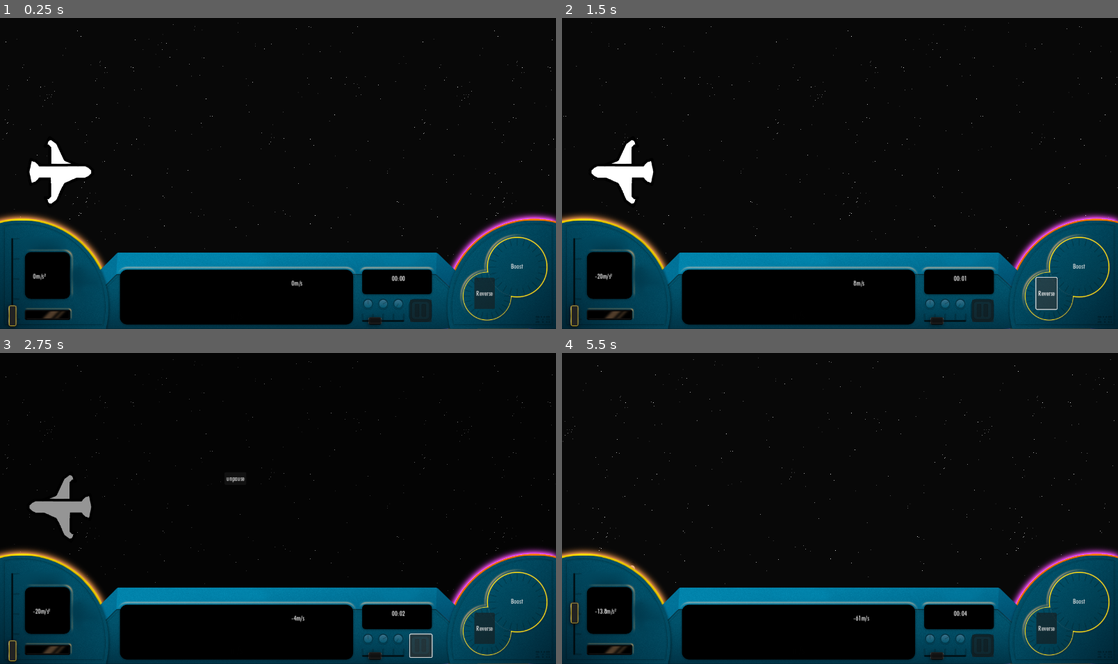
Above: before the commit, frames 1-4 (two rows, left to right).
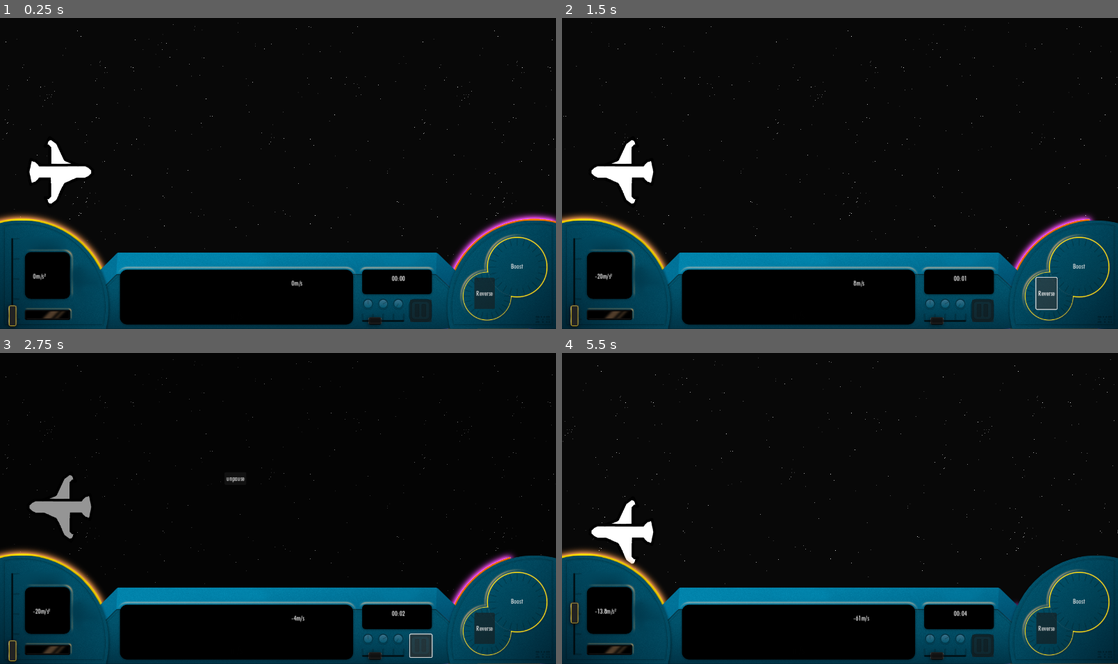
Above: after the commit, the same moments.

Repository: Harmoen/Never-Stop
Game: Godot game, scene res://source/main/main.tscn
Two runs of this game, one before a commit and one after it. Both use one fixed random seed, a clock stepped at 60 frames per second and the inputs below.
Inputs (mouse positions are in pixels of both pictures, inside the frame that each line leads up to):
- Up to frame 1 (0.25 s): no input
- Up to frame 2 (1.5 s): click "Boost" at 0.5 s; click "Reverse" at 1.25 s
- Up to frame 3 (2.75 s): click (422, 645) at 2 s
- Up to frame 4 (5.5 s): click "unpause" at 2.75 s; move the mouse to (962, 492) at 3.52 s; press the mouse at (962, 492) at 3.53 s; hold D (throttle_up) 3.53-4.28 s; move the mouse to (728, 524) at 4.27 s; release the mouse at (728, 524) at 4.28 s; hold S (down) 4.28-5.03 s; click (728, 524) at 4.35 s; move the mouse to (895, 440) at 5.02 s; press the mouse at (895, 440) at 5.03 s; hold D (throttle_up) from 5.03 s (still down)

The runs differ from the first frame. In frame 2, 0.1% of the frame differs, in the area x 81-100%, y 62-100%; in frame 3, 0.2%; in frame 4, 1.3%, in the area x 5-100%, y 47-100%.

Commit message:
Made Boost Toggleable

Diff:
--- a/source/control_panel.tscn
+++ b/source/control_panel.tscn
@@ -69,6 +69,7 @@
 offset_top = 517.0
 offset_right = 58.0
 offset_bottom = 690.0
+focus_mode = 0
 theme_override_constants/center_grabber = 1
 theme_override_icons/grabber = ExtResource("3_2byx1")
 theme_override_icons/grabber_highlight = ExtResource("3_2byx1")
--- a/source/objects/obstacle.tscn
+++ b/source/objects/obstacle.tscn
@@ -8,7 +8,6 @@
 [node name="Obstacle" type="Area2D"]
 collision_layer = 2
 script = ExtResource("1_ek0w7")
-speed = 10000
 
 [node name="CollisionShape2D" type="CollisionShape2D" parent="."]
 shape = SubResource("CircleShape2D_ngben")
--- a/source/spaceship/spaceship.gd
+++ b/source/spaceship/spaceship.gd
@@ -2,8 +2,8 @@
 extends Node2D
 
 #region Variables
-const MAX_HEIGHT : float = 720
-const MIN_HEIGHT : float = 0
+const MAX_HEIGHT : float = 520
+const MIN_HEIGHT : float = 20
 const TOUCH_DEADZONE : float = 5
 
 @onready var hitbox: Area2D = $Hitbox
--- a/source/ui/control_panel.gd
+++ b/source/ui/control_panel.gd
@@ -15,7 +15,6 @@
 @onready var reverse_bttn: SoundButton = %ReverseBttn
 @onready var pause_bttn: SoundButton = %PauseBttn
 @onready var boost_bttn: SoundButton = %BoostBttn
-@onready var boost_timer: Timer = %BoostTimer
 @onready var shield_circle_meter: Sprite2D = %ShieldCircleMeter
 @onready var boost_circle_meter: Sprite2D = %BoostCircleMeter
 @onready var time_label: Label = %TimeLabel
@@ -32,11 +31,13 @@
 		reversed = new_value
 		Game.ship_reversed.emit(reversed)
 # Boost Variable
-var max_boost_fuel : float = 100
-var current_boost_fuel : float = 100:
+var max_boost_fuel : float = 4
+var current_boost_fuel : float = 4:
 	set(new_value):
 		current_boost_fuel = clamp(new_value,0.0,max_boost_fuel)
 		update_boost_fuel_meter(current_boost_fuel / max_boost_fuel)
+		if current_boost_fuel <= 0:
+			_on_boost_fuel_drained()
 var max_boost_speed : float = 20
 var current_boost_speed : float = 0
 var boost_duration : float = 4
@@ -55,7 +56,6 @@
 	reverse_bttn.pressed.connect(_on_reverse_bttn_pressed)
 	throttle.value_changed.connect(_on_throttle_value_changed)
 	boost_bttn.pressed.connect(_on_boost_bttn_pressed)
-	boost_timer.timeout.connect(_on_boost_timer_timeout)
 
 	update_shield_bar(1.0)
 	update_boost_fuel_meter(1.0)
@@ -68,6 +68,10 @@
 		added_speed *= -1.0
 
 	Game.speed += (added_speed * delta)
+
+	if is_boosting:
+		current_boost_fuel -= delta
+
 
 	accel_label.text = str(floorf(added_speed * 10.0)/10.0, "m/s²")
 	speed_label.text = str(floorf(Game.speed), "m/s")
@@ -82,15 +86,16 @@
 #region Boosting
 func _on_boost_bttn_pressed() -> void:
 	if is_boosting:
-		return
-	is_boosting = true
-	boost_timer.wait_time = boost_duration
-	boost_timer.start()
-	var tween = create_tween()
-	tween.tween_property(self,"current_boost_speed", max_boost_speed, 0.3)
+		is_boosting = false
+	elif current_boost_fuel > 0.3:
+		is_boosting = true
+		#boost_timer.wait_time = boost_duration
+		#boost_timer.start()
+		var tween = create_tween()
+		tween.tween_property(self,"current_boost_speed", max_boost_speed, 0.3)
 
 
-func _on_boost_timer_timeout() -> void:
+func _on_boost_fuel_drained() -> void:
 	is_boosting = false
 	var tween = create_tween()
 	tween.tween_property(self,"current_boost_speed", 0, 0.3)
@@ -119,14 +124,7 @@
 	else:
 		var tween = create_tween()
 		tween.set_ease(Tween.EASE_OUT)
-		tween.tween_property(shield_circle_meter,"rotation", new_rotation, 0.3)
-
-	# Bar version
-	#if abs(shield_bar.value - new_value) < 0.03:
-		#shield_bar.value = new_value
-	#else:
-		#var tween = create_tween()
-		#tween.tween_property(shield_bar,"value",new_value,0.3)
+		tween.tween_property(shield_circle_meter,"rotation", new_rotation, 0.4)
 
 
 func set_time_label() -> void:
--- /dev/null
+++ b/source/ui/upgrade_menu.gd
@@ -0,0 +1,7 @@
+extends CanvasLayer
+
+@onready var animation: AnimationPlayer = $Animation
+
+
+func _ready() -> void:
+	pass
--- /dev/null
+++ b/source/ui/upgrade_menu.tscn
@@ -0,0 +1,8 @@
+[gd_scene load_steps=2 format=3 uid="uid://2xq7n61rl5v0"]
+
+[ext_resource type="Script" path="res://source/ui/upgrade_menu.gd" id="1_oqch5"]
+
+[node name="UpgradeMenu" type="CanvasLayer"]
+script = ExtResource("1_oqch5")
+
+[node name="Animation" type="AnimationPlayer" parent="."]
